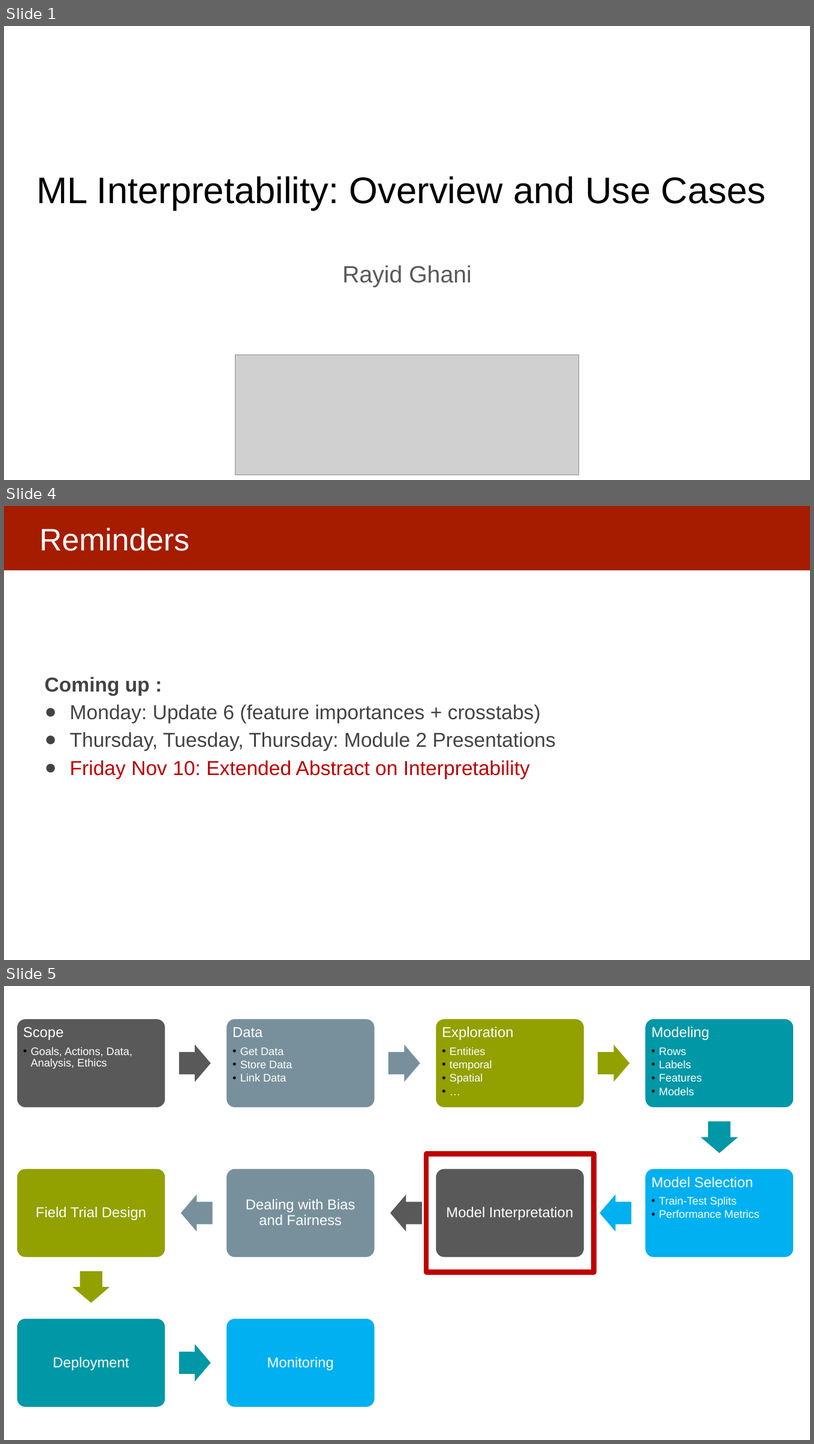
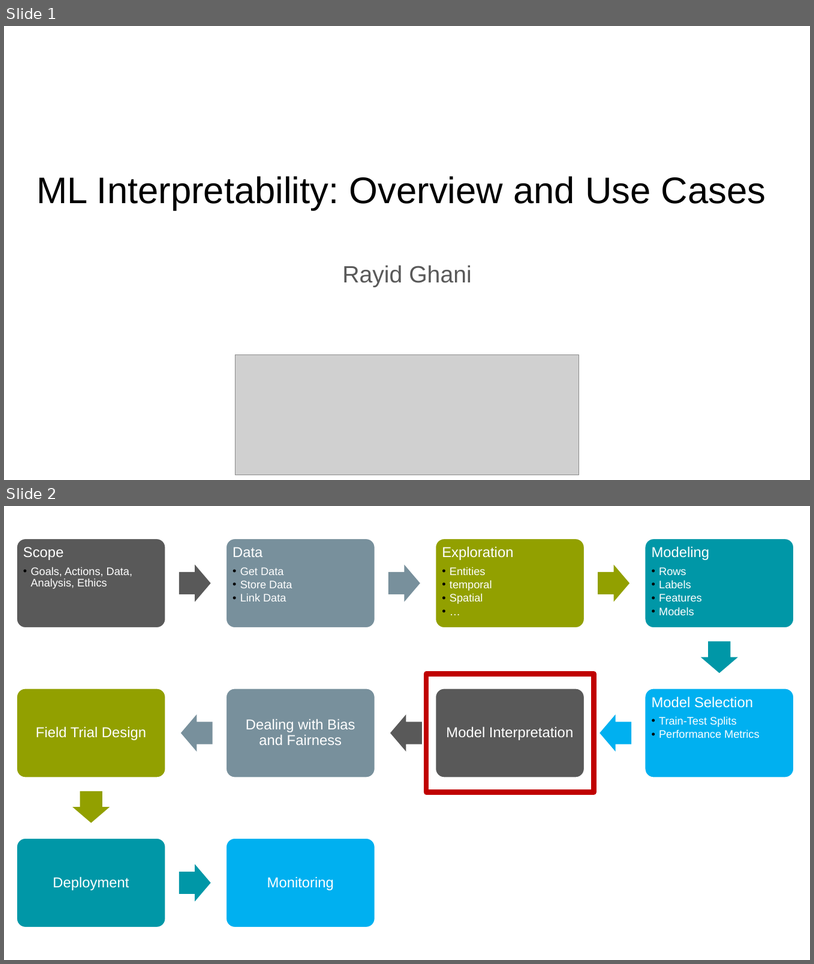
Before and after one commit to dssg/MLinPractice, a slide deck: Lectures/Lecture13-InterpretabilityOverview.pptx. Shown one above the other, each under a label of ours: slides 1, 4 and 5 before the commit, slides 1 and 2 after it; the slides between them are not shown. The pictures are 814x1444 and 814x964 pixels, drawn with LibreOffice and Linux fonts; fonts in the diff are those of the drawing; grey boxes stand for pictures. Boxes give left, top, right and bottom in pixels: in the first picture for what was removed or moved away, otherwise in the second. Text is boxed around its words. In the diff, an @@ line names an element or a change of style, - is before the commit and + after.

```diff
--- a/Lectures/Lecture13-InterpretabilityOverview.pptx
+++ b/Lectures/Lecture13-InterpretabilityOverview.pptx
@@ slide 4 removed at (4, 506, 810, 960), background #FFFFFF @@
@@ rectangle removed at (4, 506, 810, 570) @@
@@ title removed at (39, 528, 189, 551) @@
-Reminders
@@ text removed at (45, 676, 556, 779) @@
-Coming up :
-● Monday: Update 6 (feature importances + crosstabs)
-● Thursday, Tuesday, Thursday: Module 2 Presentations
-● Friday Nov 10: Extended Abstract on Interpretability
@@ what was slide 5 is now slide 2 @@
```
Also in this commit, not shown: 2 slides changed, 2 slides added, 3 other slides removed, 2 other files.
